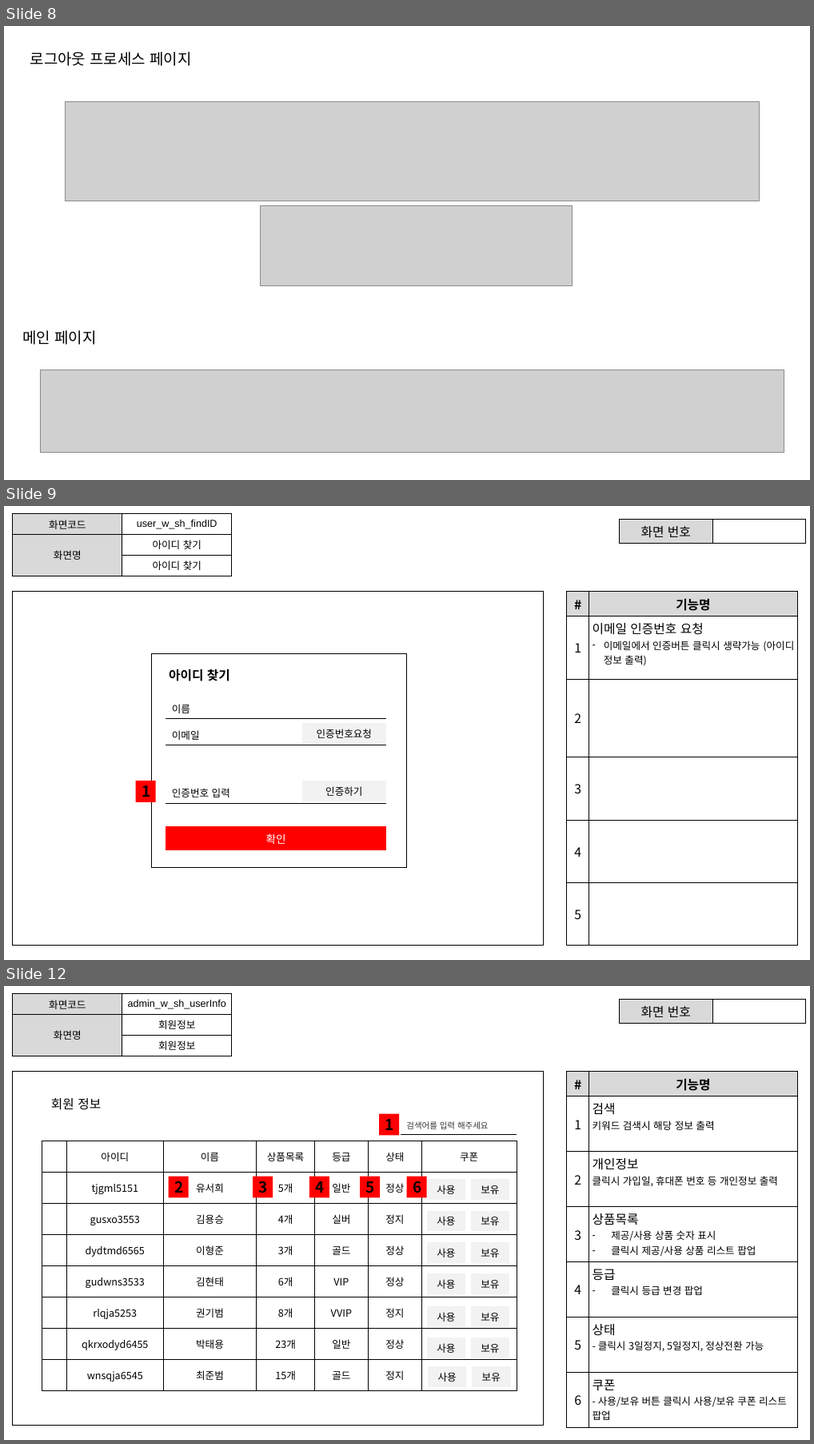
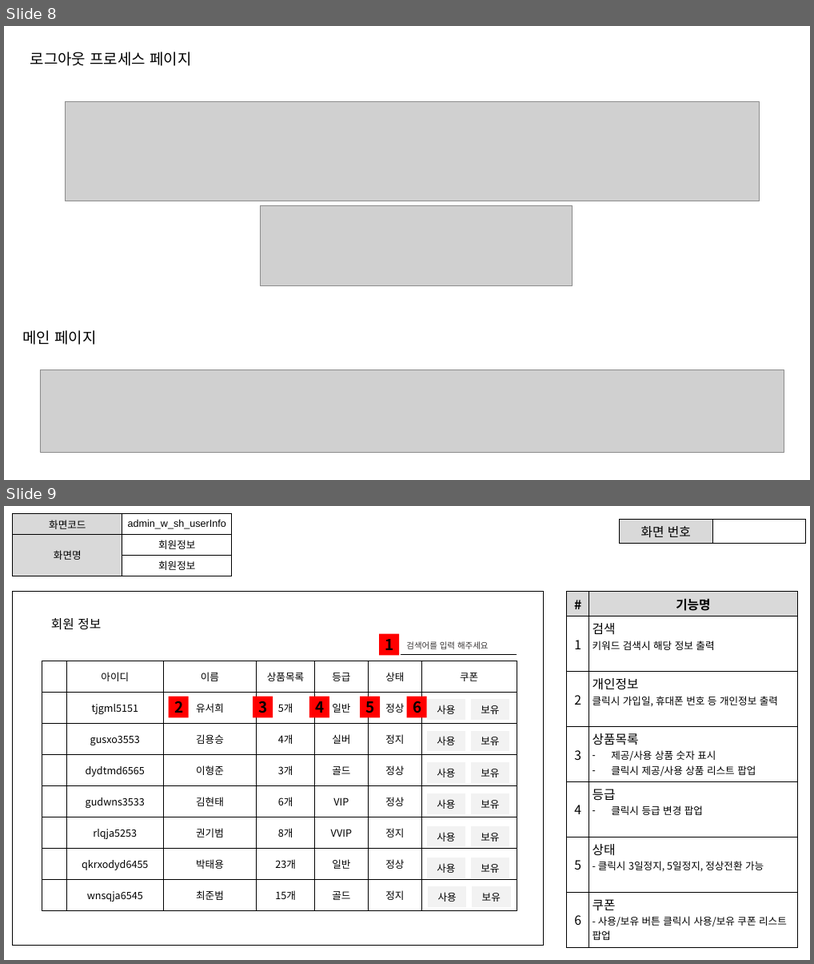
Before and after one commit to ezenteam2/RentalEquip, a slide deck: 0 발표용 파워포인트/0327 4차발표/0327 project04 - 파워포인트 - 서희.pptx. Shown one above the other, each under a label of ours: slides 8, 9 and 12 before the commit, slides 8 and 9 after it; the slides between them are not shown. The pictures are 814x1444 and 814x964 pixels, drawn with LibreOffice and Linux fonts; fonts in the diff are those of the drawing; grey boxes stand for pictures; background and template pictures are left out. Boxes give left, top, right and bottom in pixels: in the first picture for what was removed or moved away, otherwise in the second. Text is boxed around its words. In the diff, an @@ line names an element or a change of style, - is before the commit and + after.

```diff
--- a/0 발표용 파워포인트/0327 4차발표/0327 project04 - 파워포인트 - 서희.pptx
+++ b/0 발표용 파워포인트/0327 4차발표/0327 project04 - 파워포인트 - 서희.pptx
@@ slide 9 removed at (4,506,810,960), background #FFFFFF @@
@@ table removed at (13,514,231,573), 3 rows, 2 columns @@
-화면코드 | user_w_sh_findID
-화면명 | 아이디 찾기
- | 아이디 찾기
@@ table removed at (620,520,806,541), 1 rows, 2 columns @@
-화면 번호 | 
@@ rectangle removed at (13,592,544,945) @@
@@ table removed at (567,592,798,945), 6 rows, 2 columns @@
-# | 기능명
-1 | 이메일 인증번호 요청 / 이메일에서 인증버튼 클릭시 생략가능 (아이디 정보 출력)
-2 | 
-3 | 
-4 | 
-5 | 
@@ rectangle removed at (152,654,407,868) @@
@@ rectangle removed at (166,661,261,688) @@
-아이디 찾기
@@ table removed at (166,698,386,716), 1 rows, 1 columns @@
-이름
@@ table removed at (166,724,386,743), 1 rows, 1 columns @@
-이메일
@@ table removed at (302,723,386,741), 1 rows, 1 columns @@
-인증번호요청
@@ rectangle removed at (136,780,156,802) @@
-1
@@ table removed at (166,782,386,800), 1 rows, 1 columns @@
-인증번호 입력
@@ table removed at (302,780,386,799), 1 rows, 1 columns @@
-인증하기
@@ table removed at (166,826,386,850), 1 rows, 1 columns @@
-확인
@@ what was slide 12 is now slide 9 @@
```
Also in this commit, not shown: 5 other slides removed, 4 other files.
